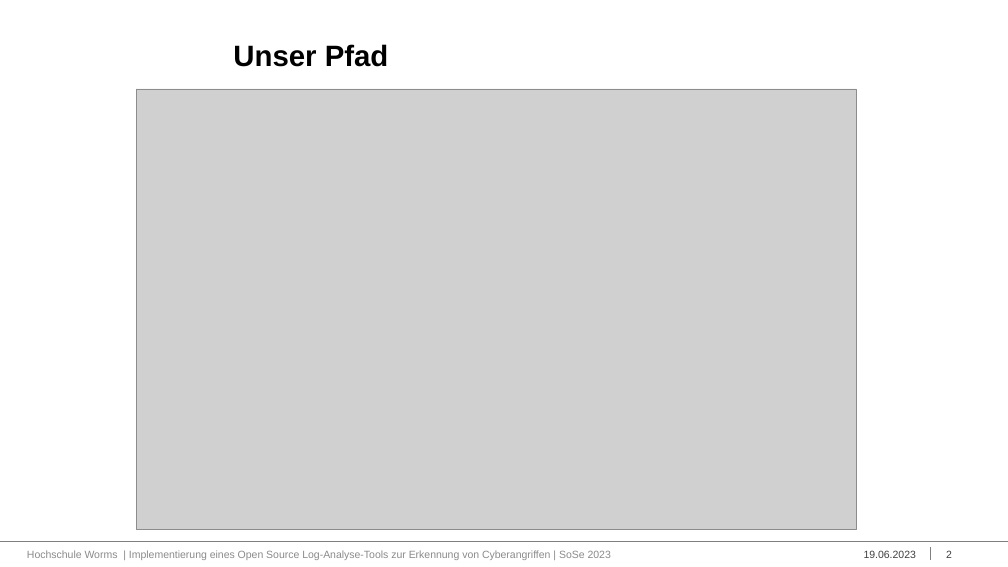
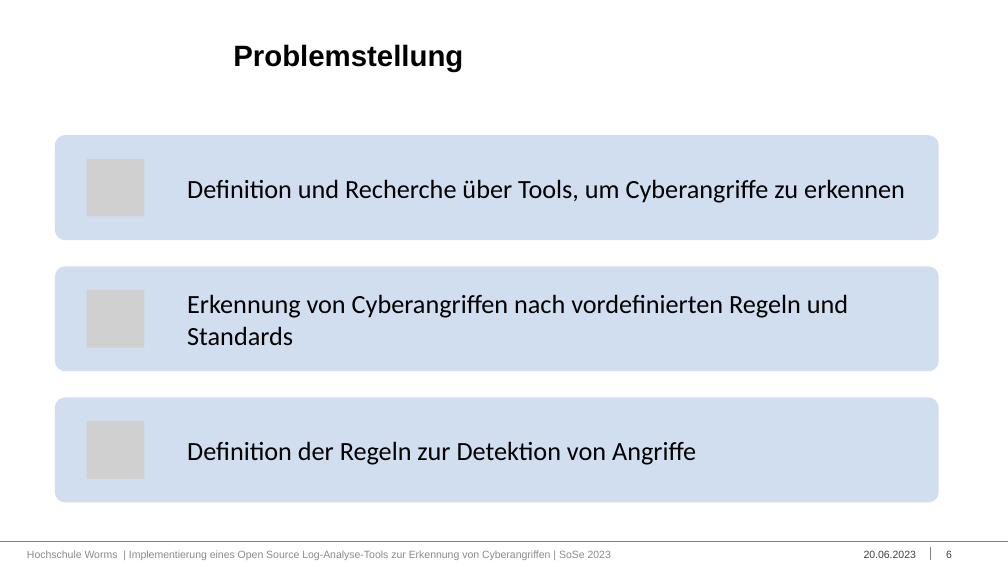
Before and after one commit to Bruno-Macedo/Praxisbericht_Bacherloarbeit, a slide deck: slide 6 of Macedo_da_Silva_Bruno_BA-Praesentation.pptx (slide 2 before the commit). Drawn at 1008x567 pixels with LibreOffice and Linux fonts; fonts in the diff are those of the drawing; grey boxes stand for pictures; background and template pictures are left out. Boxes give left, top, right and bottom in pixels: in the first picture for what was removed or moved away, otherwise in the second. Text is boxed around its words. In the diff, an @@ line names an element or a change of style, - is before the commit and + after.

```diff
--- a/Macedo_da_Silva_Bruno_BA-Praesentation.pptx
+++ b/Macedo_da_Silva_Bruno_BA-Praesentation.pptx
@@ title at [233,44,463,72]: text changed @@
-Unser Pfad
+Problemstellung
@@ picture removed at [136,89,857,530] @@
@@ group added at [55,135,939,503]: 3 rounded rectangles, 3 pictures, 3 texts @@
+Definition und Recherche über Tools, um Cyberangriffe zu erkennen
+Erkennung von Cyberangriffen nach vordefinierten Regeln und Standards
+Definition der Regeln zur Detektion von Angriffe
@@ text at [864,550,916,558]: text changed @@
-19.06.2023
+20.06.2023
@@ page number at [946,550,952,558]: text changed @@
-2
+6
```
Also in this commit, not shown: 9 other slides changed, 1 other file.
